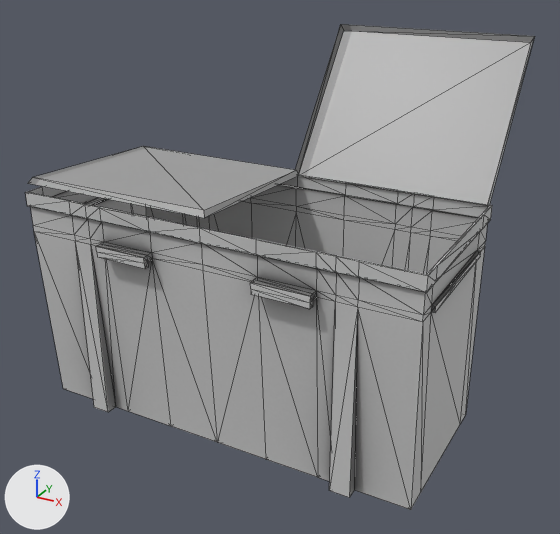
Renders of the COLLADA model data/cr/models/trashbox.dae from each side of a commit.
Camera for both pictures: a camera (50 mm lens) standing at (6.26, -10.68, 8.11) and looking at (0.17, 0.39, 2.57). Lighting does not change. The marker at lower left points along +X, +Y and +Z. Mesh edges are drawn as thin lines. Where no turn or scale is listed for an object, it has been applied to the vertices.
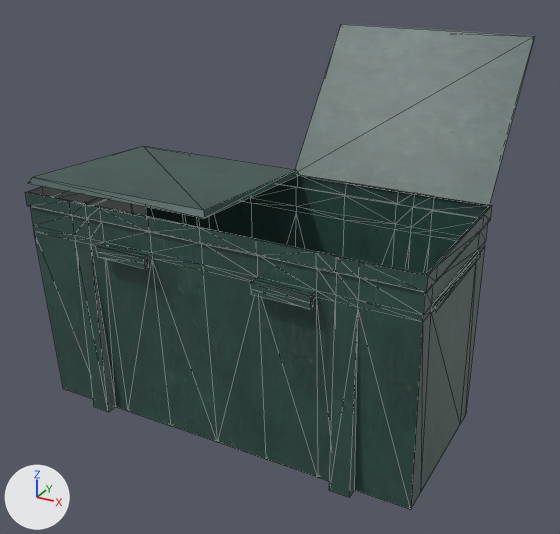
The newer file is also rescaled (x0.513), turned or shifted as a whole; pictures and numbers use the older file's frame.

What differs and where, as boxes [x1, y1, x2, y2] in the pictures (560 x 534 px):
'Cube', surface changed (grey to cyan): [25, 175, 492, 510] in both
'Plane', surface changed, reshaped: [295, 24, 534, 206] in both
'Plane.001', surface changed: [28, 146, 299, 218] in both
part 1 of me_plane, added: after [295, 24, 534, 206]

What changed in the scene script:
```text
Add img_trashbox_dif_png:
    img_trashbox_dif_png = load_image('trashbox_DIF.png', 'trashbox_DIF.png', 512, 256, 'sRGB')
Change mat_trash_cap_mat:
    mat_trash_cap_mat.texture: img_trashbox_lid_ao_png -> img_trashbox_dif_png
Change mat_trash_box_mat:
    mat_trash_box_mat.texture: img_trashbox_ao_png -> img_trashbox_dif_png
Change me_plane:
    used by ob_plane; location = (1.72, 1.3, 4.0)
    verts and faces of me_plane; kept vertices keep their numbers, new ones are numbered from 8
    before: 3 (-1.78, 1.85, 2.43) at pixel (340, 24), 5 (1.78, 1.85, 2.43) at pixel (534, 36), 6 (1.78, 0.0, 0.0) at pixel (489, 205), 7 (-1.78, 0.0, 0.0)
    remove me_plane.from_pydata(...)  # 8 vertices, 10 faces; spans x -1.78..1.78, y 0.0..1.88, z -0.04..2.43
    add me_plane.from_pydata(...)  # 8 vertices, 12 faces; spans x -1.78..1.78, y 0.0..1.88, z -0.04..2.43
    me_plane part 1
    add faces += [(5, 7, 6), (3, 7, 5)]
```
